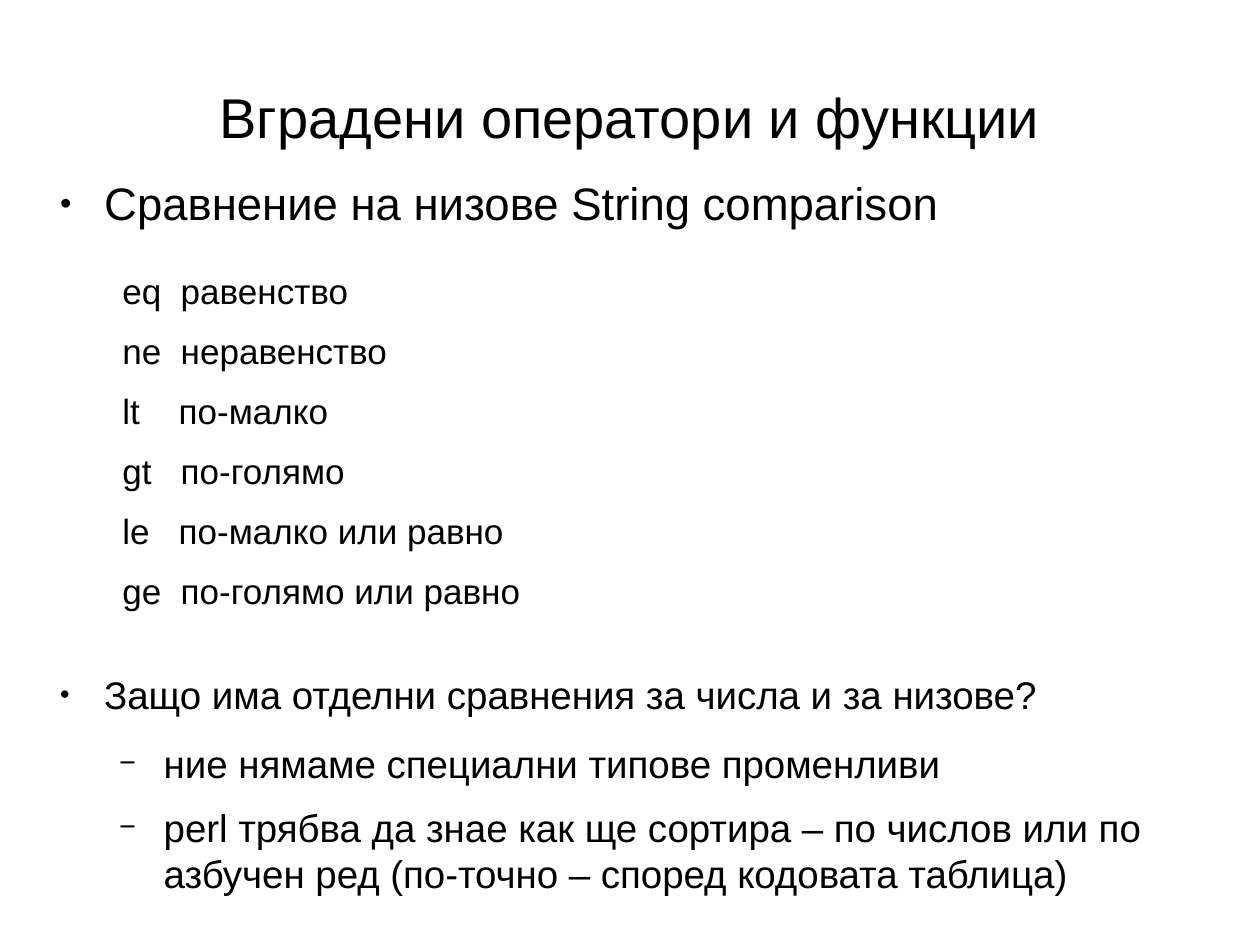
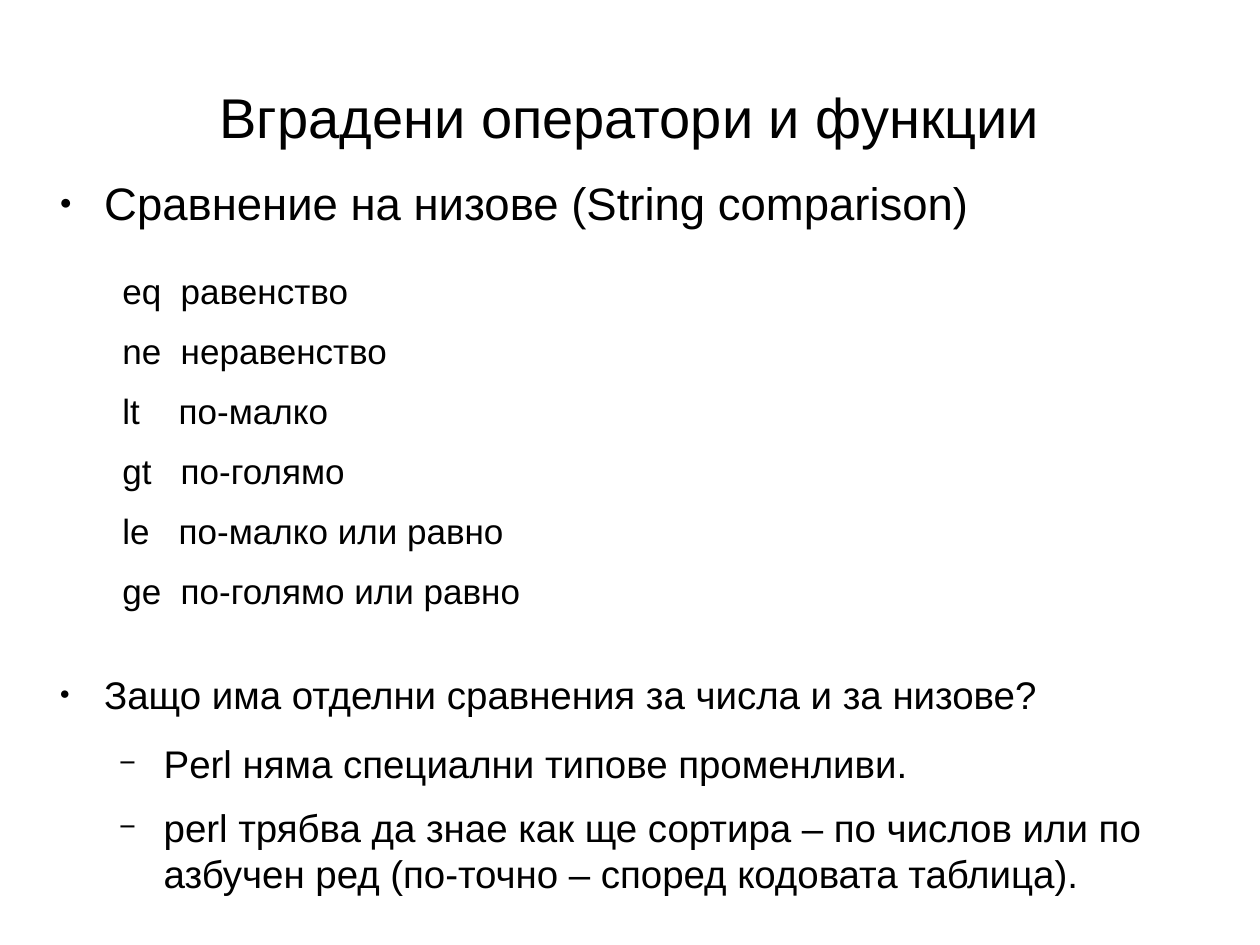
Before and after one commit to kberov/PerlProgrammingCourse, a slide deck: slide 30 of 01_intro_bg.odp. Drawn at 1260x945 pixels with LibreOffice and Linux fonts; fonts in the diff are those of the drawing; background and template pictures are left out. Boxes give left, top, right and bottom in pixels: in the first picture for what was removed or moved away, otherwise in the second. Text is boxed around its words. In the diff, an @@ line names an element or a change of style, - is before the commit and + after.

```diff
--- a/01_intro_bg.odp
+++ b/01_intro_bg.odp
@@ text at (x1=104, y1=187, x2=968, y2=229): text changed @@
-● Сравнение на низове String comparison
+● Сравнение на низове (String comparison)
@@ text at (x1=164, y1=750, x2=1141, y2=896): text changed @@
-  − ние нямаме специални типове променливи
-  − perl трябва да знае как ще сортира – по числов или по азбучен ред (по-точно – според кодовата таблица)
+  − Perl няма специални типове променливи.
+  − perl трябва да знае как ще сортира – по числов или по азбучен ред (по-точно – според кодовата таблица).
```
Also in this commit, not shown: 13 other slides changed, 1 slide added, 1 slide removed, 1 other file.
